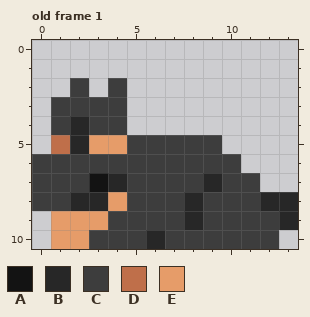
Two versions of one pixel-art file, entities/attackable/prey/bunny/bunny.ase. This is how it looked before the edit.
14x11 pixels, 2 frames. Shown: old frame 1.
Palette (. is transparent): A #131313  B #272727  C #3d3d3d  D #bf6f4a  E #e69c69
Pixels before, old frame 1, first column x 0:
 2 ..C.C.........
 3 .CCCC.........
 4 .CBCC.........
 5 .DBEECCCCC....
 6 CCCCCCCCCCC...
 7 CCCABCCCCBCC..
 8 CCBBECCCBCCCBB
 9 .EEECCCCBCCCCB
10 .EECCCBCCCCCC.
After:
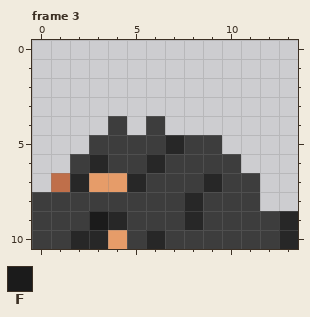
Colours new in this view: F #1b1b1b
A new or re-ordered frame is compared with the old frame closest to it.
The exact change:
frames 2 -> 3
Changed rows in their new state; - is an unchanged pixel.
Frame 3 is new; against old frame 1:
first column x 0:
 2 --.-.---------
 3 -....---------
 4 -...--C-------
 5 -..CC--B------
 6 ..-B--B-------
 7 .DBEEB--------
 8 --CCC-------..
 9 CCCFB---------
10 CCBBE--------B
Boxes around the changes in both pictures, in picture pixels (x1, y1, x2, y2):
changed: (32, 78, 184, 249)
changed: (260, 192, 298, 249)
